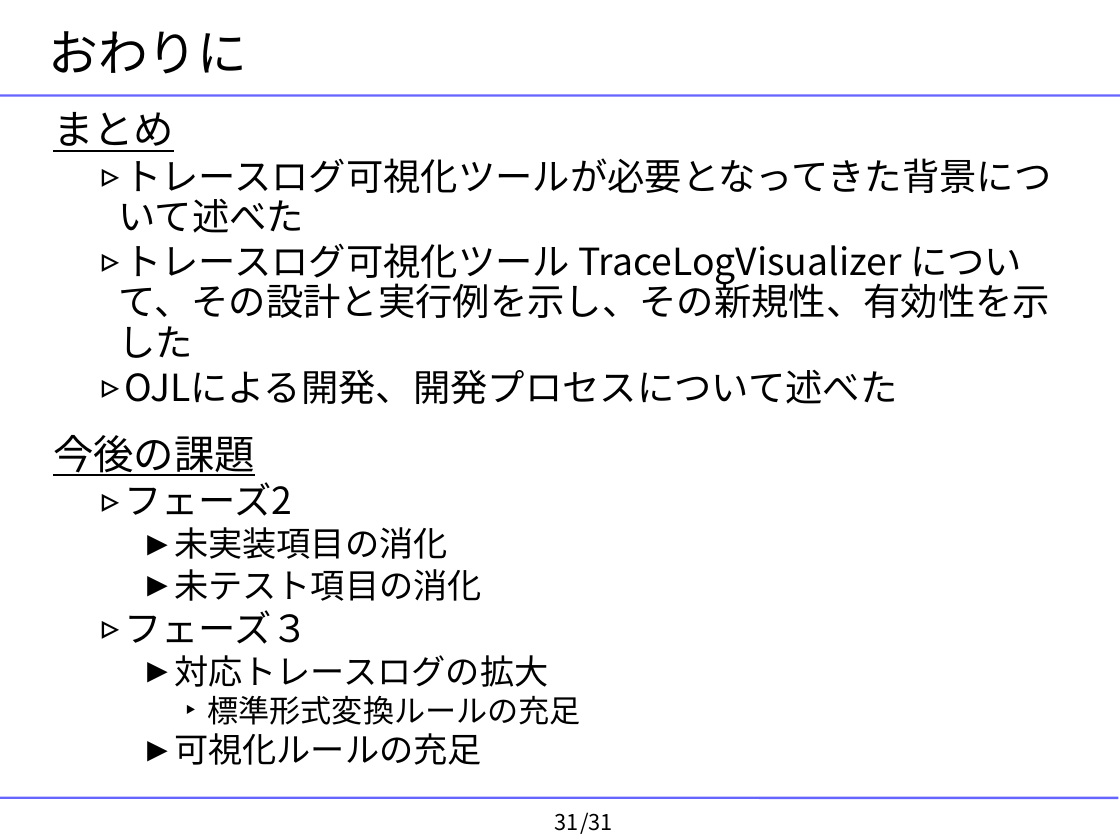
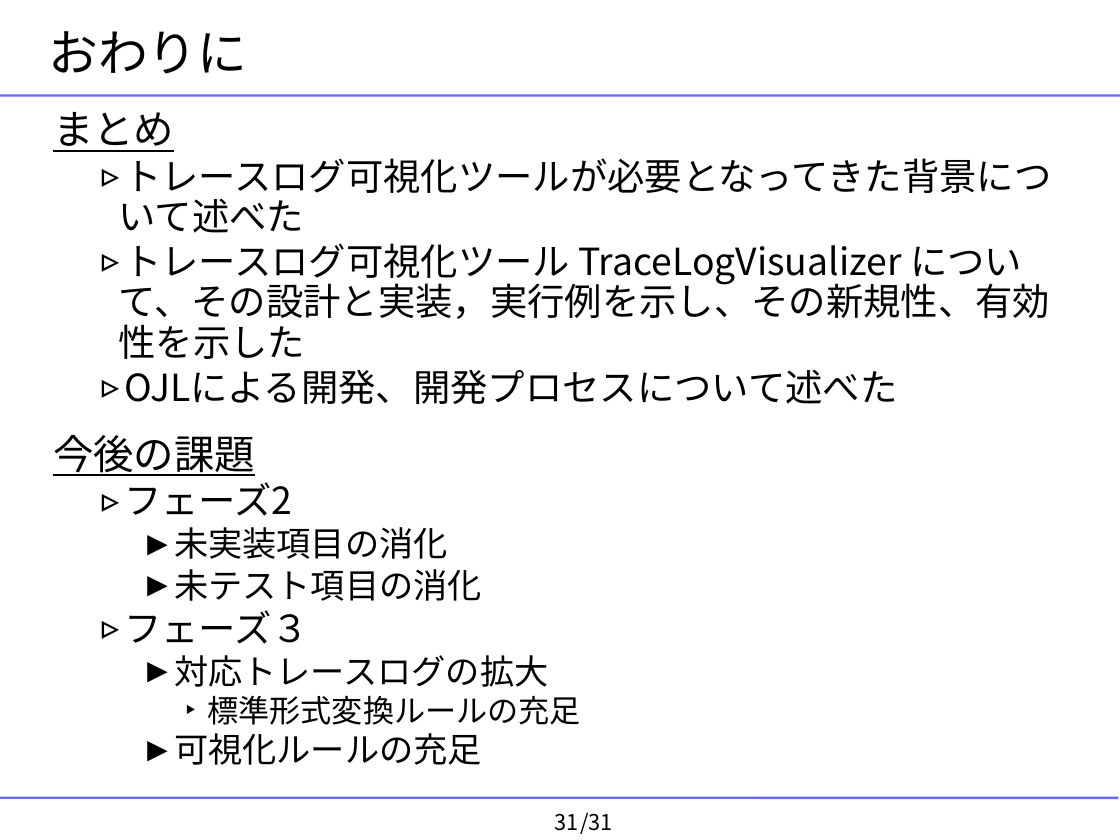
Before and after one commit to YixiaoLi/tlv4mc, a slide deck: slide 31 of doc/masterThesis/2008/goto/goto-thesis-slide.ppt. Drawn at 1120x840 pixels with LibreOffice and Linux fonts; fonts in the diff are those of the drawing; background and template pictures are left out. Boxes give left, top, right and bottom in pixels: in the first picture for what was removed or moved away, otherwise in the second. Text is boxed around its words. In the diff, an @@ line names an element or a change of style, - is before the commit and + after.

```diff
--- a/doc/masterThesis/2008/goto/goto-thesis-slide.ppt
+++ b/doc/masterThesis/2008/goto/goto-thesis-slide.ppt
@@ text at (119, 243, 1051, 359): text changed @@
-  ▹ トレースログ可視化ツール TraceLogVisualizer について、その設計と実行例を示し、その新規性、有効性を示した
+  ▹ トレースログ可視化ツール TraceLogVisualizer について、その設計と実装，実行例を示し、その新規性、有効性を示した
```
Also in this commit, not shown: 1 other slide changed, 8 other files.
